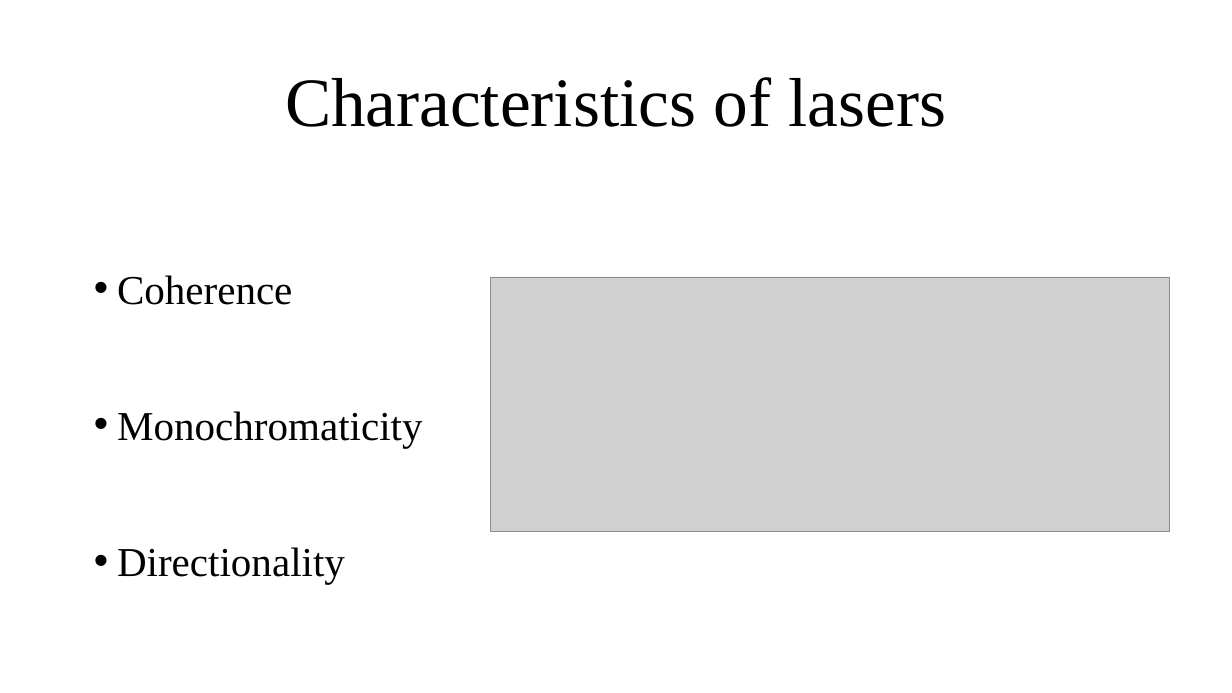
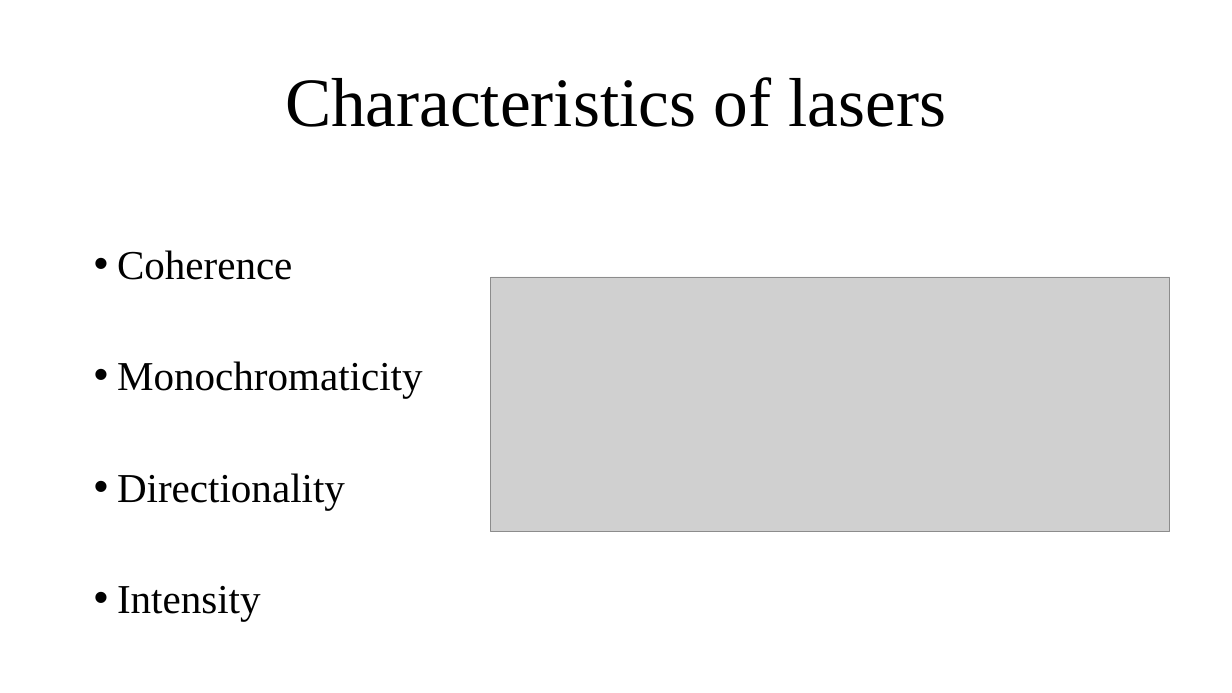
Before and after one commit to KeroDeep/Education, a slide deck: slide 5 of Novosibirsk_State_University/Английский язык/7 семестр/Homework/All about lasers.pptx. Drawn at 1232x693 pixels with LibreOffice and Linux fonts; fonts in the diff are those of the drawing; grey boxes stand for pictures. Boxes give left, top, right and bottom in pixels: in the first picture for what was removed or moved away, otherwise in the second. Text is boxed around its words. In the diff, an @@ line names an element or a change of style, - is before the commit and + after.

```diff
--- a/Novosibirsk_State_University/Английский язык/7 семестр/Homework/All about lasers.pptx
+++ b/Novosibirsk_State_University/Английский язык/7 семестр/Homework/All about lasers.pptx
@@ text at (117, 250, 423, 510): line spacing 2.5 to 2 @@
@@ text at (117, 586, 261, 621): paragraph added @@
+• Intensity
```
Also in this commit, not shown: 1 other slide changed, 2 other files.
